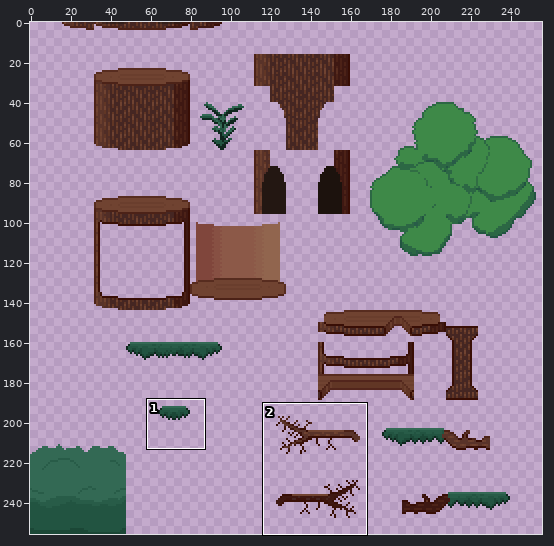
File history of a sprite sheet, assets/art/tileset/tree.png. The picture above shows the old version from afar; the outline marks the close-up.
Close-up. Before the edit:
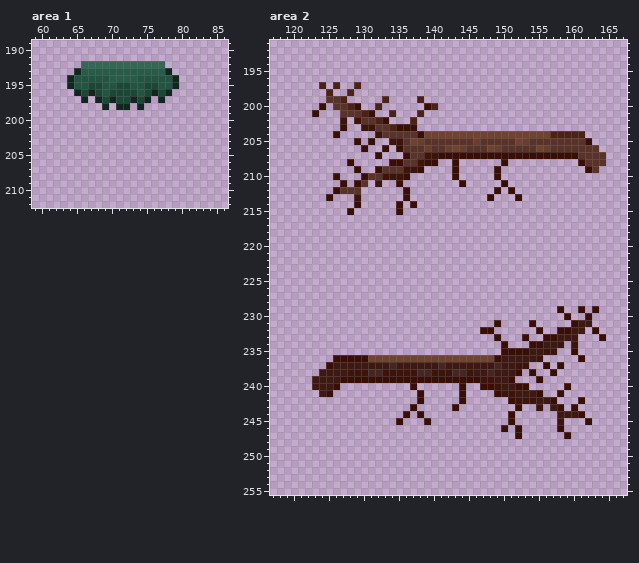
The file is 256x256 pixels. Colours within 5 levels of each other are drawn and written as one. Shown: area 1: x 59..86, y 189..212; area 2: x 117..167, y 191..255.
The same view after the edit:
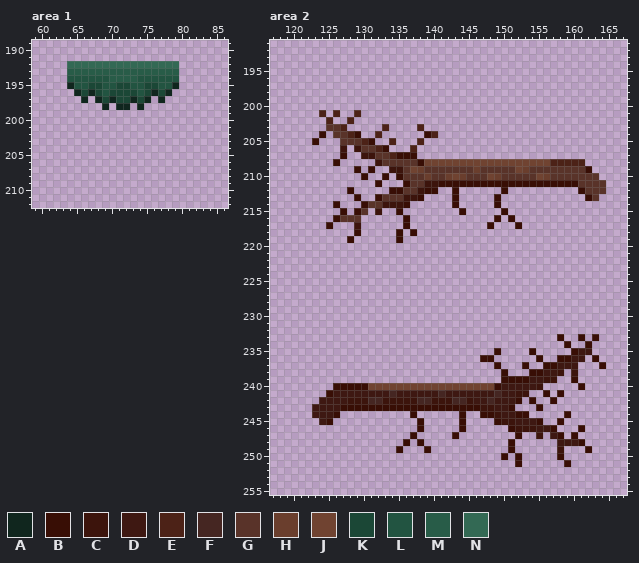
Palette (. is transparent): A #10261e  B #380e05  C #3c140c  D #3e1812  E #4c2217  F #452622  G #593329  H #6a3e2d  J #704331  K #1b4736  L #225441  M #285c48  N #336954
Changes in this commit:
Changed rows in their new state; - is an unchanged pixel.
Area 1:
first column x 64:
192 NN------------NN
193 MM------------MM
194 L--------------L
Area 2:
first column x 123:
197 -.-.--.-----------------------------------
198 --.--.------------------------------------
199 --...-----.----.--------------------------
200 -.-....--.------..------------------------
201 .E-E..E..--.---.--------------------------
202 --E-.E.....---.---------------------------
203 --GGE--...E....E--------------------------
204 -B-GGEB--E......BE.....................---
205 B---GGGE---E...E........................--
206 ----C-CGGE--..E..........................-
207 ----B--CCGGEB-B...........................
208 ---B-.---CGGG--BJJJJJJJJJJJJJJJJJJEEEEE...
209 --------B..CCGJHGGGGGGGHGGGGGJHGGGGGGGG-.-
210 ---.----..B.BGGGHGGHJHGGGJHGGGGGJHGGGGGGG-
211 ----.-..-B--.BGGCCBBB-BBBBB-BBBBBBBBBBGGGG
212 ---..B.----BBGGCBB--B-----.B.---------BGGG
213 --.---B--BGGGCCB----B----.B--.---------BG-
214 ---B--.BGGCCCB.-----B-----B---------------
215 ----B.BG-C-----------B-----B--------------
216 ---BGGG------B------------B-B-------------
217 --B---C------B-----------B---B------------
218 ------B-----B-B---------------------------
219 -----B------B-----------------------------
first column x 123:
229 -----------------------------------.--.-.-
230 ------------------------------------.--.--
231 --------------------------.----.-----...--
232 ------------------------..------.--....-.-
233 --------------------------.---.--..B..B-B.
234 ---------------------------.---.....B.-B--
235 --------------------------B....B...---DD--
236 ---.....................BB......B--BBDD-B-
237 --........................B...B---BDDD---B
238 -..........................B..--BDDC-C----
239 ...........................B-BBDDCC--B----
240 ...-BBBBJJJJJJJJJJJJJJJJJJB--DDDC---.-B---
241 -.-DDDDDDDDFDDDDDDFDDDDDDDFDDCC..B--------
242 -DDDDCCCFFCCCCCFFCCCFFCDDFDDDB.B..----.---
243 DDDDBBBBBBBBBB-BBBBB-BBBCCDDB.--B-..-.----
244 DDDB---------.B.-----B--BBCDDBB----.B..---
245 -DB---------.--B.----B----BCCDDDB--B---.--
246 ---------------B-----B-----.BCCCDDB.--B---
247 --------------B-----B-----------C-DB.B----
248 -------------B-B------------B------DDDB---
249 ------------B---B-----------B------C---B--
250 ---------------------------B-B-----B------
251 -----------------------------B------B-----
Changed places in both close-ups, as pixel boxes (x1, y1, x2, y2):
changed: (67, 61, 81, 82)
changed: (165, 61, 179, 82)
changed: (312, 82, 606, 243)
changed: (312, 306, 606, 467)
